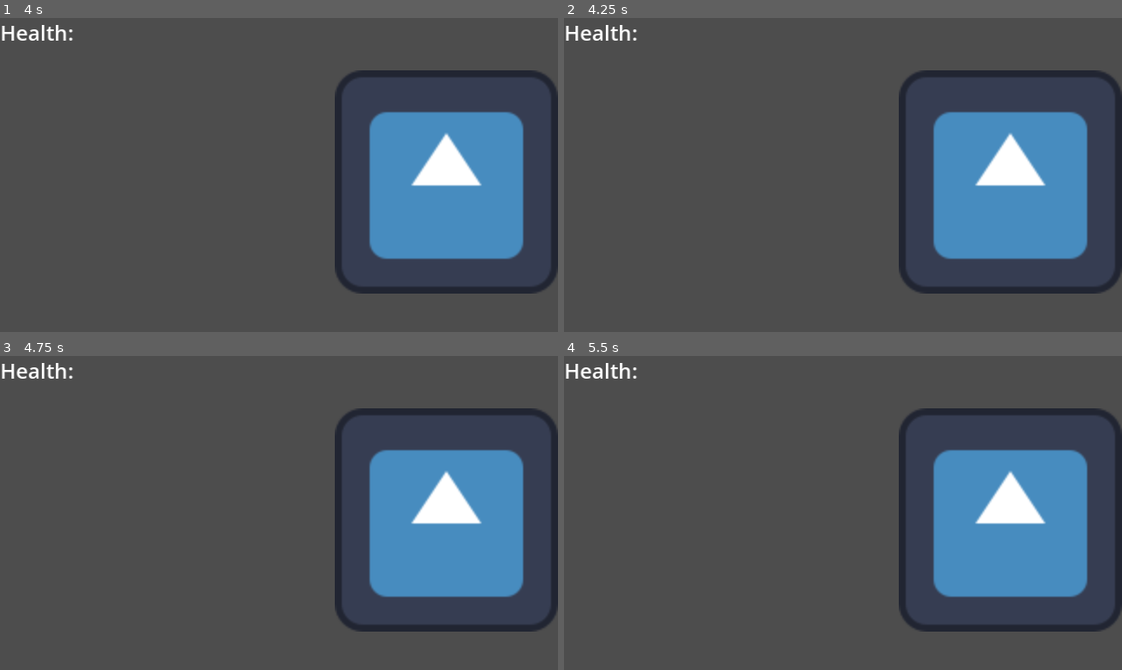
Above: before the commit, frames 1-4 (two rows, left to right).
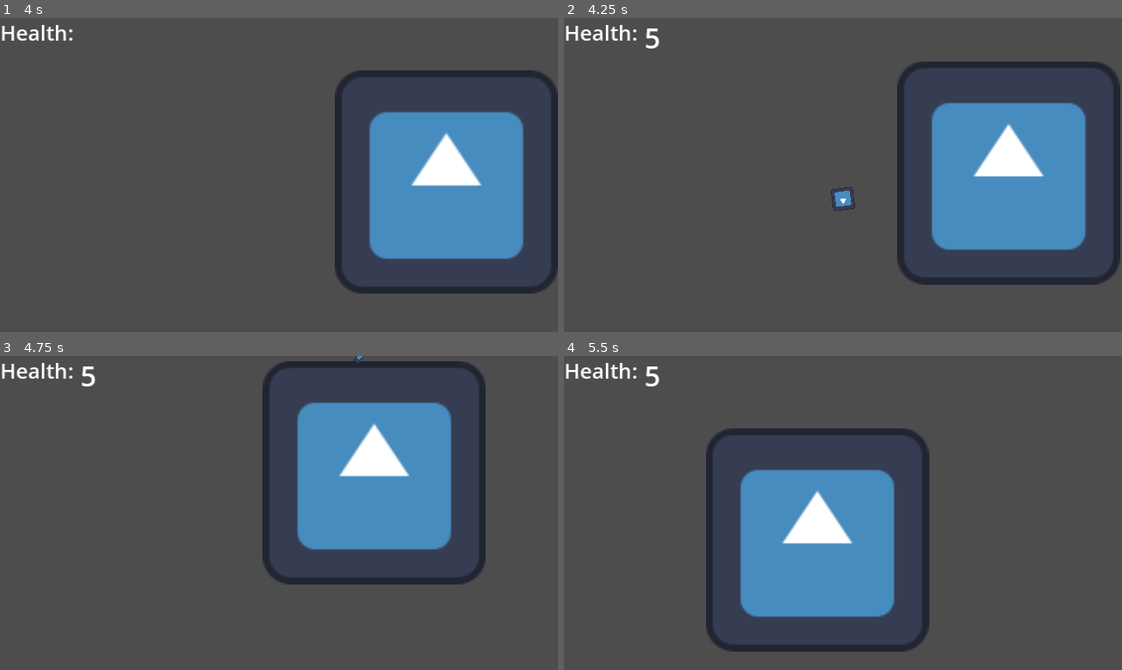
Above: after the commit, the same moments.

Repository: AlexPham0209/tank-turmoil
Game: Godot game, scene res://src/scenes/game.tscn
Same seed, same stepped clock (60 frames per second), same inputs: the game is played once before the commit and once after it. The engine's default icon, where the game draws it, is replaced by a stand-in: a white triangle on a blue panel in a dark square.
Inputs (mouse positions are in pixels of both pictures, inside the frame that each line leads up to):
- Up to frame 1 (4 s): click (279, 137) at 0.52 s; type "Alex" at 0.6 s; click "Host" at 1.25 s; click "Start" at 2 s; tap Enter at 2.75 s; move the mouse to (401, 159) at 2.77 s; hold D (right) 2.78-3.53 s; click (401, 159) at 2.85 s; tap Space at 3.5 s; move the mouse to (167, 190) at 3.52 s; hold S (down) from 3.53 s (still down); click (167, 190) at 3.6 s
- Up to frame 2 (4.25 s): keep holding S (down)
- Up to frame 3 (4.75 s): move the mouse to (334, 443) at 4.27 s; release S (down) at 4.28 s; hold D (right) from 4.28 s (still down); click (334, 443) at 4.35 s
- Up to frame 4 (5.5 s): move the mouse to (815, 575) at 5.02 s; release D (right) at 5.03 s; hold W (up) from 5.03 s (still down); click (815, 575) at 5.1 s

Frame 1 is identical in both runs. In frame 2, 7.2% of the frame differs, in the area x 14-100%, y 3-88%; in frame 3, 23%; in frame 4, 33%, in the area x 14-100%, y 3-95%.
Error before the commit: Parse Error: Expected function name after "func". (res://src/scripts/player.gd:41)

Commit message:
Added player damage

Diff:
--- a/project.godot
+++ b/project.godot
@@ -56,3 +56,8 @@
 "events": [Object(InputEventKey,"resource_local_to_scene":false,"resource_name":"","device":-1,"window_id":0,"alt_press …(192 unchanged characters)…
 ]
 }
+
+[layer_names]
+
+2d_physics/layer_1="hurtboxes"
+2d_physics/layer_2="hitboxes"
--- a/src/scenes/bullet.tscn
+++ b/src/scenes/bullet.tscn
@@ -14,9 +14,16 @@
 properties/1/path = NodePath(".:rotation")
 properties/1/spawn = true
 properties/1/replication_mode = 1
+properties/2/path = NodePath(".:speed")
+properties/2/spawn = true
+properties/2/replication_mode = 1
+properties/3/path = NodePath(".:direction")
+properties/3/spawn = true
+properties/3/replication_mode = 1
 
 [node name="Bullet" type="Node2D"]
 script = ExtResource("1_55xc7")
+speed = 300.0
 
 [node name="Sprite2D" type="Sprite2D" parent="."]
 scale = Vector2(0.132813, 0.0273437)
@@ -25,8 +32,7 @@
 [node name="Timer" type="Timer" parent="."]
 
 [node name="Hitbox" parent="." instance=ExtResource("2_svf10")]
-collision_layer = 0
-collision_mask = 0
+collision_layer = 2
 damage = 1
 
 [node name="CollisionShape2D" type="CollisionShape2D" parent="Hitbox"]
--- a/src/scenes/hurtbox.tscn
+++ b/src/scenes/hurtbox.tscn
@@ -6,3 +6,4 @@
 script = ExtResource("1_u30cu")
 
 [node name="Timer" type="Timer" parent="."]
+one_shot = true
--- a/src/scenes/player.tscn
+++ b/src/scenes/player.tscn
@@ -39,15 +39,16 @@
 [node name="Player" type="CharacterBody2D"]
 motion_mode = 1
 script = ExtResource("1_ykvuu")
-username = null
 speed = 150.0
-id = null
-health = null
-bullets = null
 
-[node name="Sprite2D" type="Sprite2D" parent="."]
+[node name="Body" type="Node2D" parent="."]
+
+[node name="Sprite2D" type="Sprite2D" parent="Body"]
 scale = Vector2(0.1, 0.1)
 texture = ExtResource("2_tiy6n")
+
+[node name="Marker2D" type="Marker2D" parent="Body"]
+position = Vector2(17, 0)
 
 [node name="CollisionShape2D" type="CollisionShape2D" parent="."]
 shape = SubResource("RectangleShape2D_bvkf0")
@@ -75,6 +76,7 @@
 position_smoothing_enabled = true
 
 [node name="Hurtbox" parent="." instance=ExtResource("4_assry")]
+collision_mask = 2
 
 [node name="CollisionShape2D" type="CollisionShape2D" parent="Hurtbox"]
 shape = SubResource("CircleShape2D_lcwkk")
--- a/src/scripts/bullet.gd
+++ b/src/scripts/bullet.gd
@@ -7,7 +7,6 @@
 # Called every frame. 'delta' is the elapsed time since the previous frame.
 func _physics_process(delta: float) -> void:
 	self.position += direction * speed * delta
-	print(self.direction)
 
 func _on_timer_timeout() -> void:
 	queue_free()
--- a/src/scripts/hitbox.gd
+++ b/src/scripts/hitbox.gd
@@ -1,4 +1,5 @@
 class_name Hitbox
 extends Area2D
 
+var body : Node2D
 @export var damage : int
--- a/src/scripts/player.gd
+++ b/src/scripts/player.gd
@@ -12,7 +12,10 @@
 @onready var name_label : Label = $NameLabel
 @onready var player_input : PlayerInput = $PlayerInput
 @onready var camera : Camera2D = $Camera2D
-@onready var sprite : Sprite2D = $Sprite2D
+@onready var body : Node2D = $Body
+@onready var sprite : Sprite2D = $Body/Sprite2D
+@onready var bullet_spawn : Marker2D = $Body/Marker2D
+@onready var hurtbox : Hurtbox = $Hurtbox
 
 enum State {
 	WAIT,
@@ -38,11 +41,10 @@
 		if id == multiplayer.get_unique_id():
 			Signals.update_ammo.emit(bullets)
 
-func
-
 func _ready() -> void:
 	health = max_health
 	bullets = max_bullets
+	hurtbox.take_damage.connect(on_take_damage)
 
 	#Set which peer has control over the node
 	name_label.text = username
@@ -60,12 +62,13 @@
 			await get_tree().create_timer(1.0).timeout
 			set_state(State.IDLE)
 		State.DEAD:
-			pass
+			death.emit()
+			queue_free()
 
 	current_state = state
 
 func _physics_process(delta: float) -> void:
-	print(current_state)
+	body.rotation = player_input.mouse_position.normalized().angle()
 	sprite.flip_h = player_input.direction.x < 0
 	process_state(delta)
 	move_and_slide()
@@ -98,8 +101,8 @@
 
 func shoot() -> void:
 	var instance : Bullet = bullet.instantiate()
-	instance.global_position = self.global_position
-	var direction : Vector2 = self.global_position - player_input.mouse_position
+	instance.global_position = bullet_spawn.global_position
+	var direction : Vector2 = player_input.mouse_position.normalized()
 	instance.rotation = direction.angle()
 	instance.direction = direction
 	get_tree().current_scene.add_child(instance)
--- a/src/scripts/player_input.gd
+++ b/src/scripts/player_input.gd
@@ -13,9 +13,9 @@
 
 func _process(delta: float) -> void:
 	direction = Input.get_vector("left", "right", "up", "down")
+	mouse_position = get_viewport().get_mouse_position() - get_viewport().get_visible_rect().size/2
 
 	if Input.is_action_just_pressed("shoot"):
-		mouse_position = get_viewport().get_mouse_position()
 		shoot.rpc()
 
 @rpc("any_peer", "call_local")
--- a/src/scripts/round.gd
+++ b/src/scripts/round.gd
@@ -9,6 +9,7 @@
 	if not multiplayer.is_server():
 		return
 
+	await get_tree().create_timer(2.0).timeout
 	MultiplayerManager.player_connected.connect(add_player)
 	MultiplayerManager.player_disconnected.connect(remove_player)
 
@@ -18,7 +19,7 @@
 	add_player(multiplayer.get_unique_id(), MultiplayerManager.player_info)
 
 func player_killed():
-	if players.get_children().size() == 1:
+	if players.get_children().size() <= 2:
 		print("ROUND WON")
 
 func add_player(id : int, player_info : PlayerInfo) -> void:
